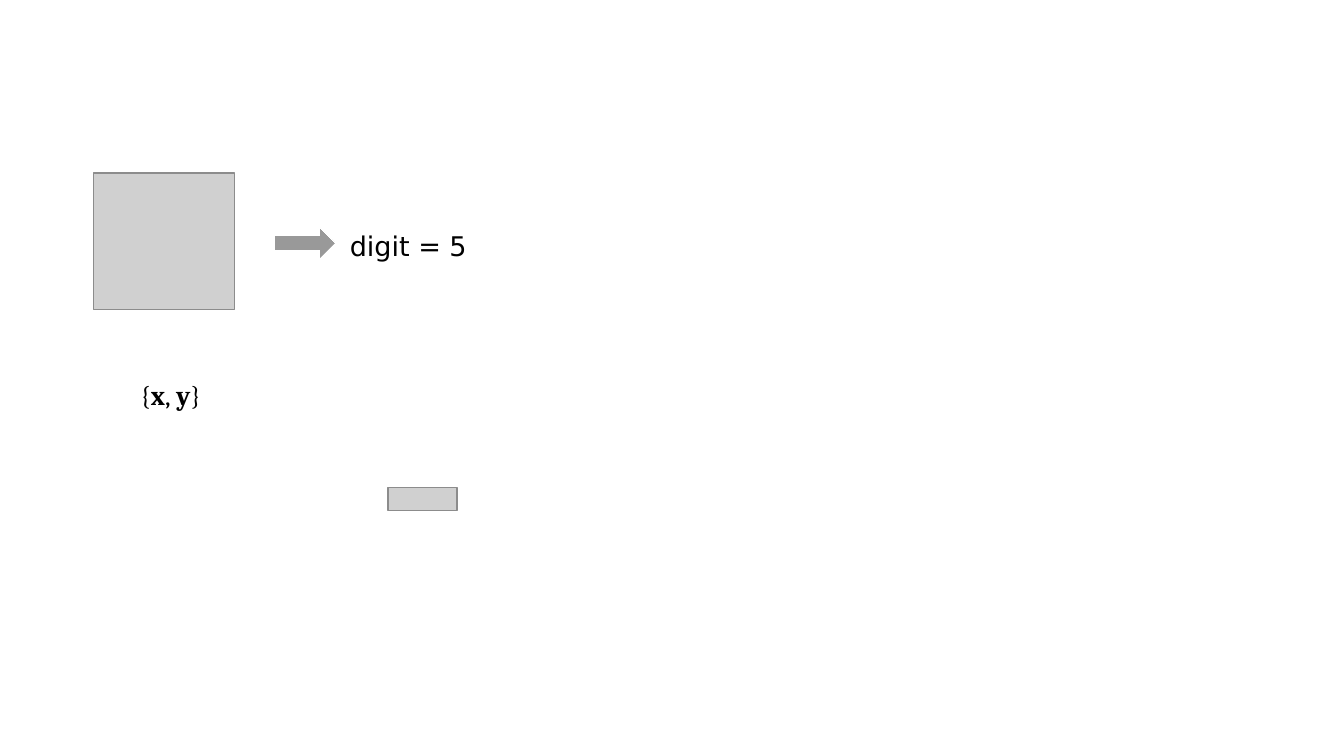
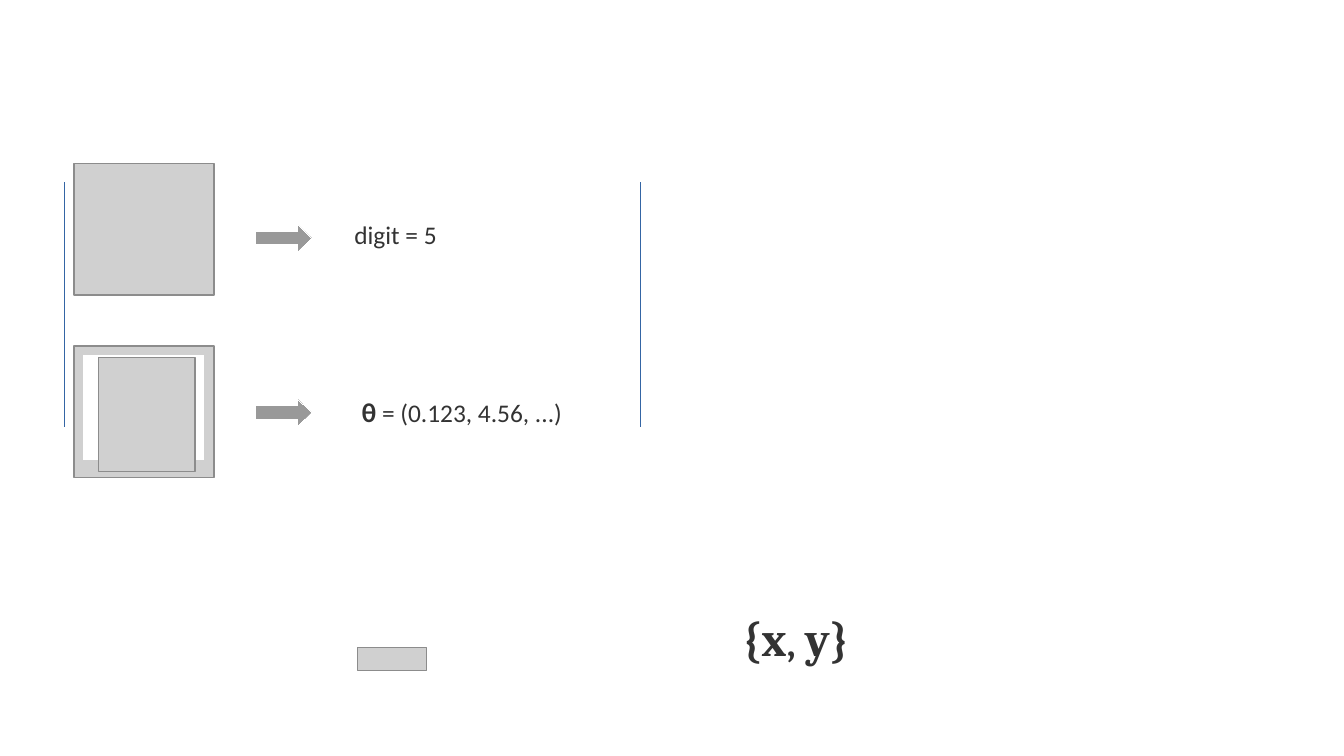
Before and after one commit to nnehome/nnehome.github.io, a slide deck: slide 1 of docs/source/home/analog.odp. Drawn at 1344x756 pixels with LibreOffice and Linux fonts; fonts in the diff are those of the drawing; grey boxes stand for pictures. Boxes give left, top, right and bottom in pixels: in the first picture for what was removed or moved away, otherwise in the second. Text is boxed around its words. In the diff, an @@ line names an element or a change of style, - is before the commit and + after.

```diff
--- a/docs/source/home/analog.odp
+++ b/docs/source/home/analog.odp
@@ picture: place and size @@
-picture at box(93, 173, 234, 310)
+picture at box(74, 163, 215, 295)
@@ line added from (65, 183) to (65, 427), #3465A4 0 pt @@
@@ title "digit = 5" at box(354, 226, 437, 249): size 16 to 15 pt, font DejaVu Sans to Calibri, text colour #000000 to #333333 @@
@@ line added from (640, 183) to (640, 427), #3465A4 0 pt @@
@@ right arrow: place and size @@
-right arrow at box(274, 228, 335, 259)
+right arrow at box(256, 224, 312, 251)
@@ right arrow at box(256, 224, 312, 251): proportions changed @@
@@ picture added at box(74, 346, 215, 478) @@
@@ rectangle added at box(84, 356, 204, 460), fill #FFFFFF, outline #FFFFFF 0 pt @@
@@ picture added at box(99, 357, 195, 472) @@
@@ right arrow added at box(256, 399, 312, 426), fill #999999, outline #FFFFFF 0 pt @@
@@ title added at box(362, 403, 529, 426), 15 pt, text #333333 @@
+θ = (0.123, 4.56, ...)
@@ title "{x, y}": place and size @@
-title "{x, y}" at box(140, 386, 201, 411)
+title "{x, y}" at box(743, 621, 848, 667)
@@ title "{x, y}" at box(743, 621, 848, 667): size 16 to 28 pt, text colour #000000 to #333333; bold on in "{x, y}" @@
@@ picture: place and size @@
-picture at box(388, 488, 457, 511)
+picture at box(357, 648, 427, 671)
```
Also in this commit, not shown: 2 other files.
